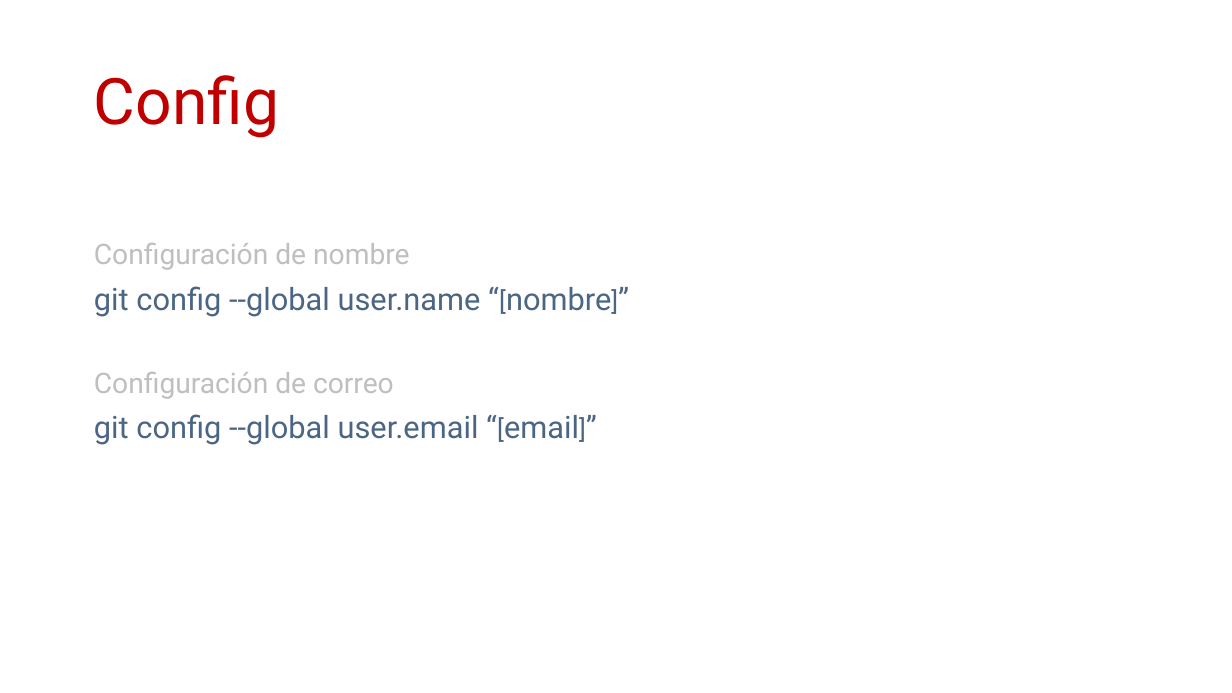
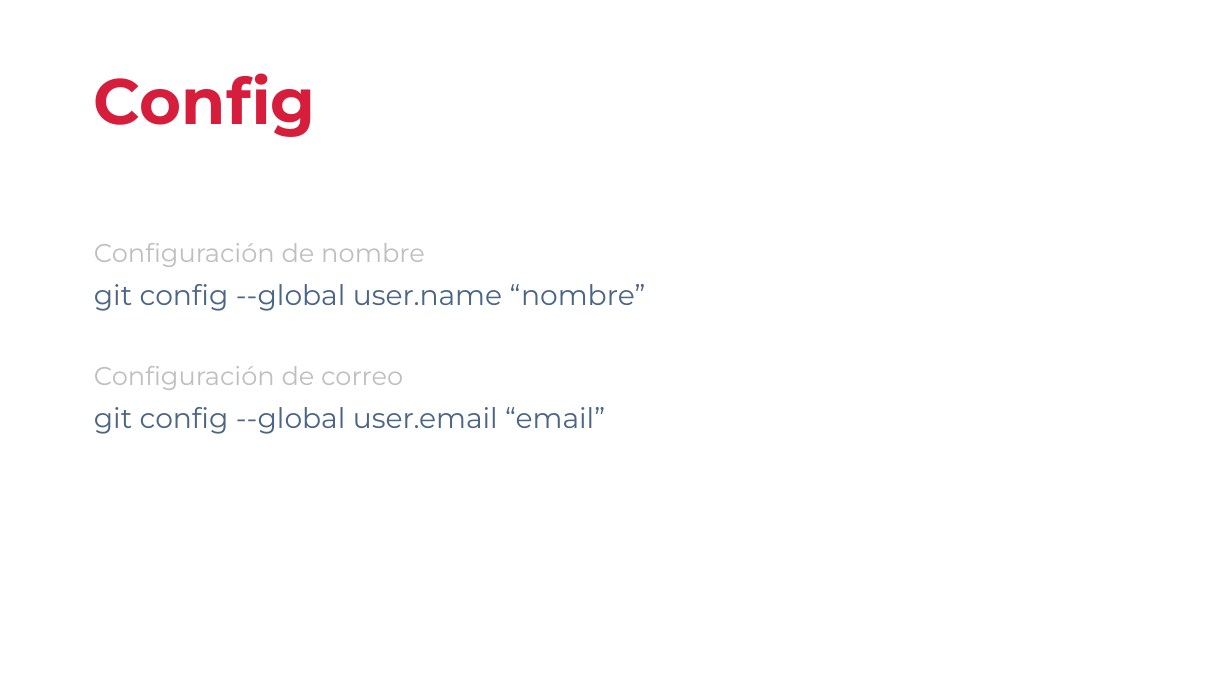
Before and after one commit to cimadev/PlaticasTalleres, a slide deck: slide 4 of 2018/Git-github-fundamentals/gitgithubfundamentals.pptx. Drawn at 1232x693 pixels with LibreOffice and Linux fonts; fonts in the diff are those of the drawing. Boxes give left, top, right and bottom in pixels: in the first picture for what was removed or moved away, otherwise in the second. Text is boxed around its words. In the diff, an @@ line names an element or a change of style, - is before the commit and + after.

```diff
--- a/2018/Git-github-fundamentals/gitgithubfundamentals.pptx
+++ b/2018/Git-github-fundamentals/gitgithubfundamentals.pptx
@@ title "Config" at box(94, 73, 316, 137): font Roboto to Montserrat, text colour #C00000 to #D61E3C, bold on @@
@@ text at box(94, 243, 425, 390): size 22 to 20 pt, font Roboto to Montserrat in "Configuración de nombre", "Configuración de correo" @@
@@ text at box(94, 284, 646, 311): text changed; size 24 to 22 pt; font Roboto to Montserrat @@
-git config --global user.name “[nombre]”
+git config --global user.name “nombre”
@@ text at box(94, 407, 605, 434): text changed; size 24 to 22 pt; font Roboto to Montserrat @@
-git config --global user.email “[email]”
+git config --global user.email “email”
```
Also in this commit, not shown: 18 other slides changed, 1 slide added, 6 other files.
